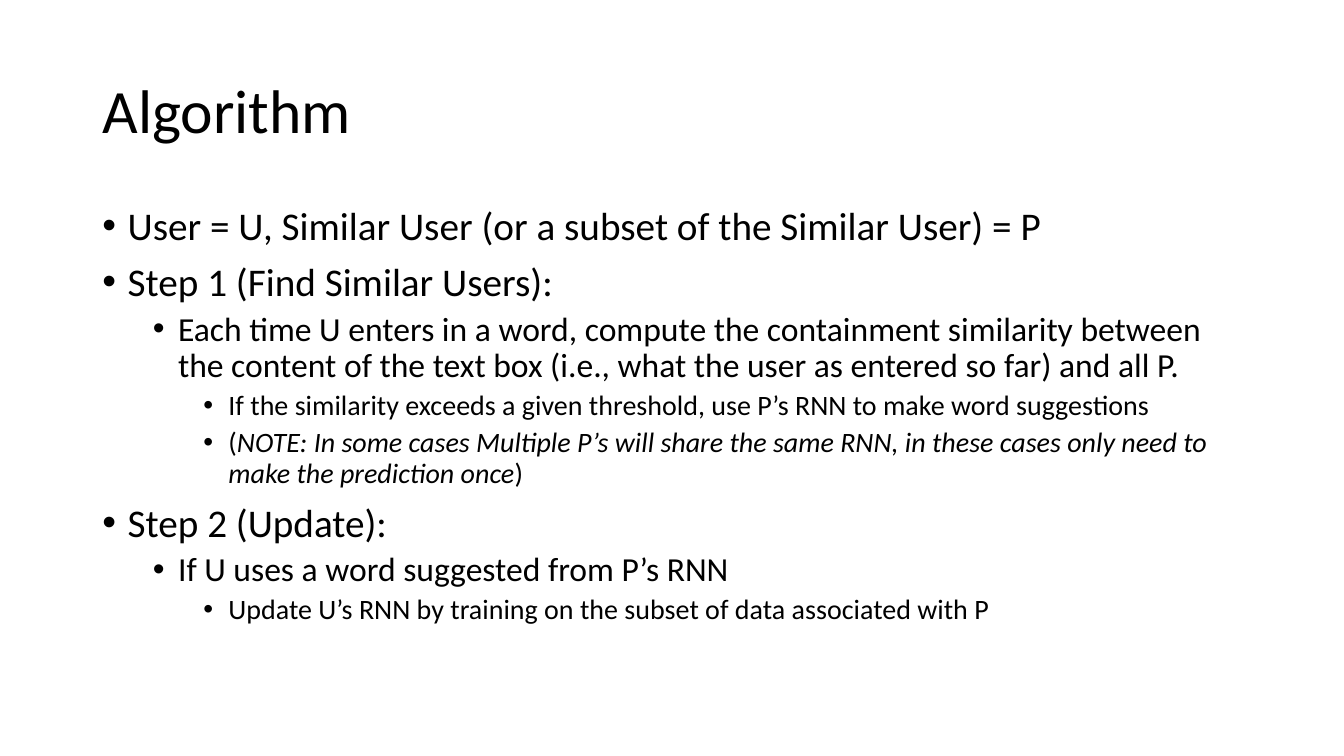
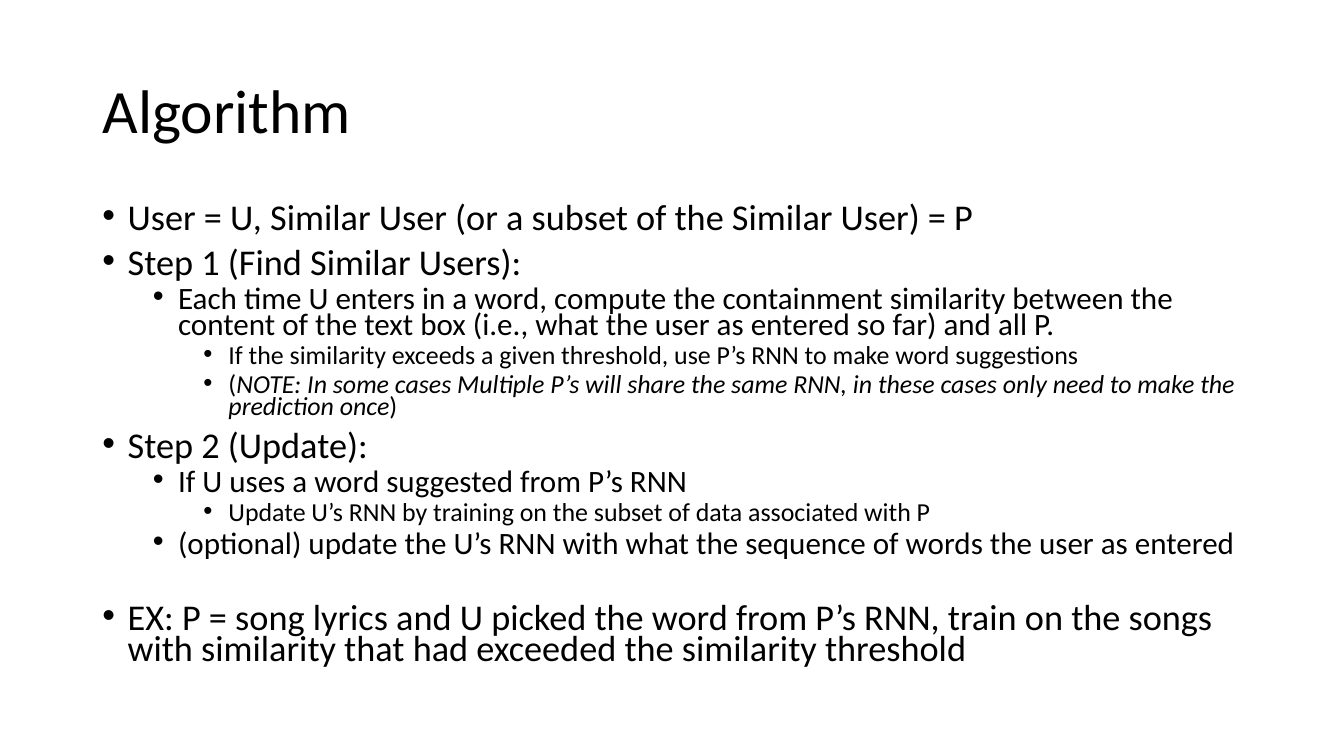
Before and after one commit to rwickman/Word-Suggestion, a slide deck: slide 14 of slides/Word Suggestion Slides.pptx. Drawn at 1344x756 pixels with LibreOffice and Linux fonts; fonts in the diff are those of the drawing. Boxes give left, top, right and bottom in pixels: in the first picture for what was removed or moved away, otherwise in the second. Text is boxed around its words. In the diff, an @@ line names an element or a change of style, - is before the commit and + after.

```diff
--- a/slides/Word Suggestion Slides.pptx
+++ b/slides/Word Suggestion Slides.pptx
@@ text at [128, 203, 1234, 526]: size 28 to 25.9 pt in "User = U, Similar User (or a ...", "Step 1 (Find Similar Users):", "Step 2 (Update):"; size 24 to 22.2 pt in "Each time U enters in a word, ...", "If U uses a word suggested from ..."; size 20 to 18.5 pt in "If the similarity exceeds a given threshold, ...", "(NOTE: In some cases Multiple P’s will ...", "Update U’s RNN by training on the ..."; line spacing 0.9 to 0.7 @@
@@ text at [128, 531, 1234, 667]: paragraphs added @@
+  • (optional) update the U’s RNN with what the sequence of words the user as entered
+• EX: P = song lyrics and U picked the word from P’s RNN, train on the songs with similarity that had exceeded the similarity threshold
```
Also in this commit, not shown: 11 other slides changed, 1 other file.
